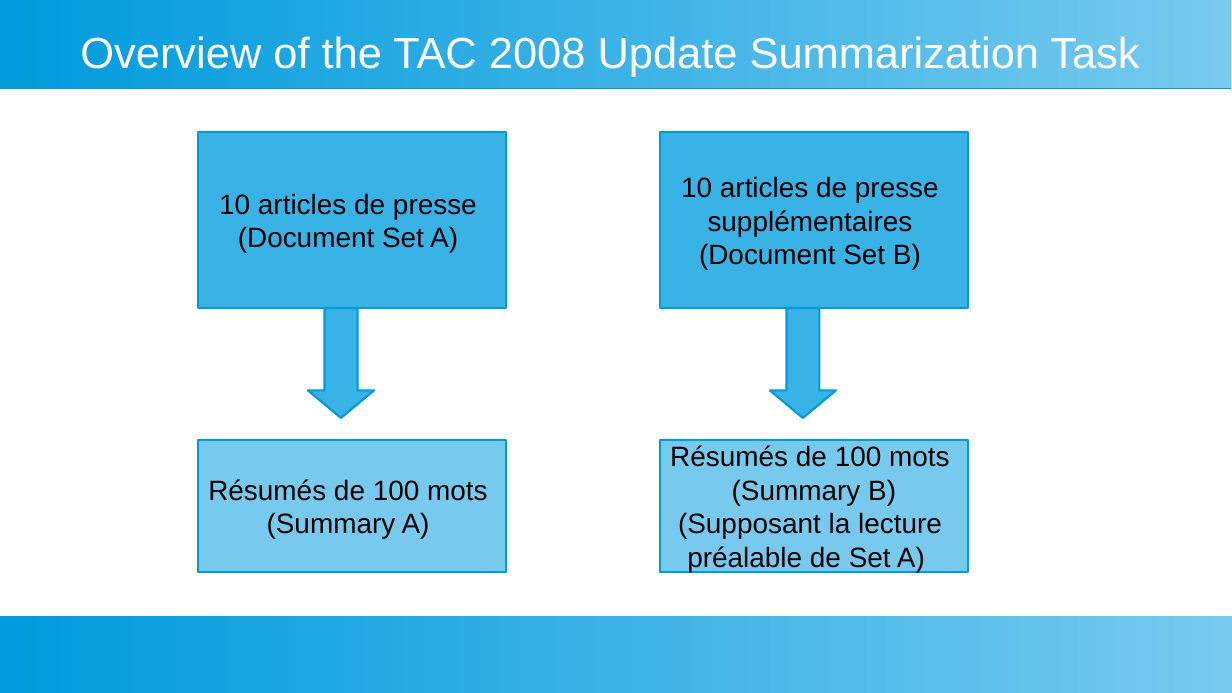
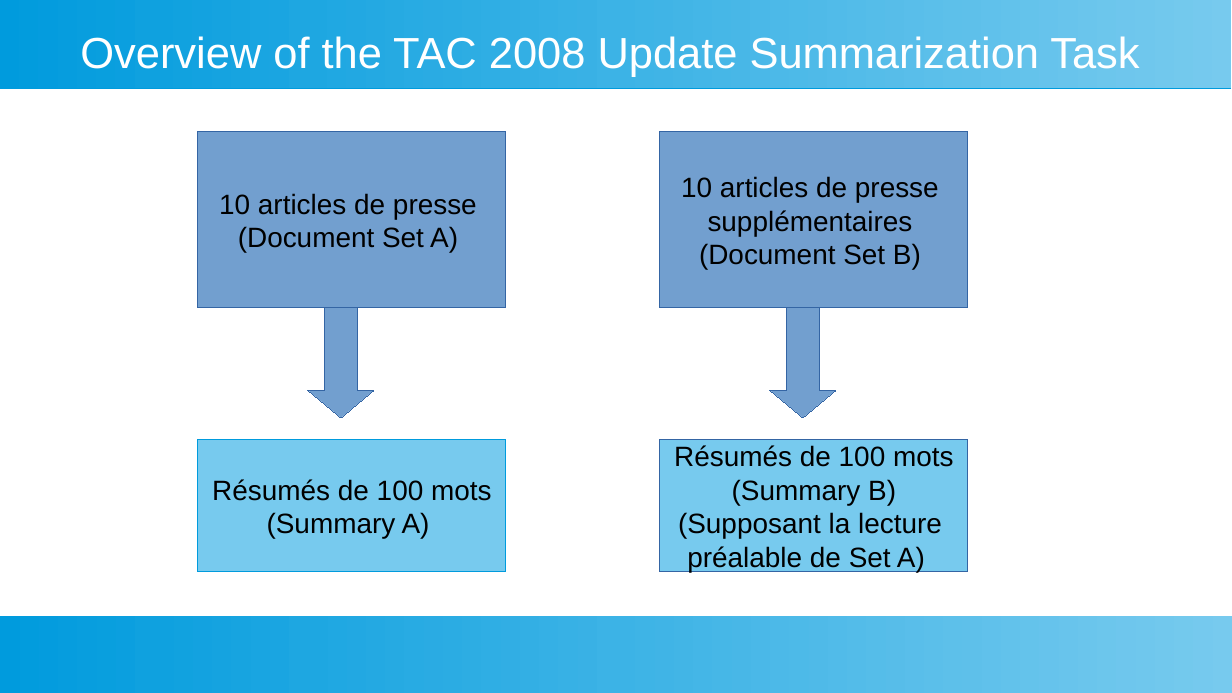
Before and after one commit to fannybachey/stage_2024, a slide deck: slide 4 of presentation/presentation_2.odp. Drawn at 1232x693 pixels with LibreOffice and Linux fonts; fonts in the diff are those of the drawing. Boxes give left, top, right and bottom in pixels: in the first picture for what was removed or moved away, otherwise in the second. Text is boxed around its words. In the diff, an @@ line names an element or a change of style, - is before the commit and + after.

```diff
--- a/presentation/presentation_2.odp
+++ b/presentation/presentation_2.odp
@@ fill #39B2E5 to #729FCF; outline #009BDD 1.42 pt to #3465A4 0 pt in 4 elements at bbox=[198, 132, 506, 307], bbox=[661, 132, 969, 307], bbox=[309, 309, 375, 418], bbox=[770, 309, 836, 418] @@
@@ rectangle "Résumés de 100 mots" at bbox=[198, 440, 506, 572]: outline #009BDD 1.42 pt to #009BDD 0 pt @@
@@ rectangle "Résumés de 100 mots" at bbox=[661, 440, 969, 572]: outline #009BDD 1.42 pt to #3465A4 0 pt @@
```
Also in this commit, not shown: 3 other slides changed, 1 slide added, 8 other files.
